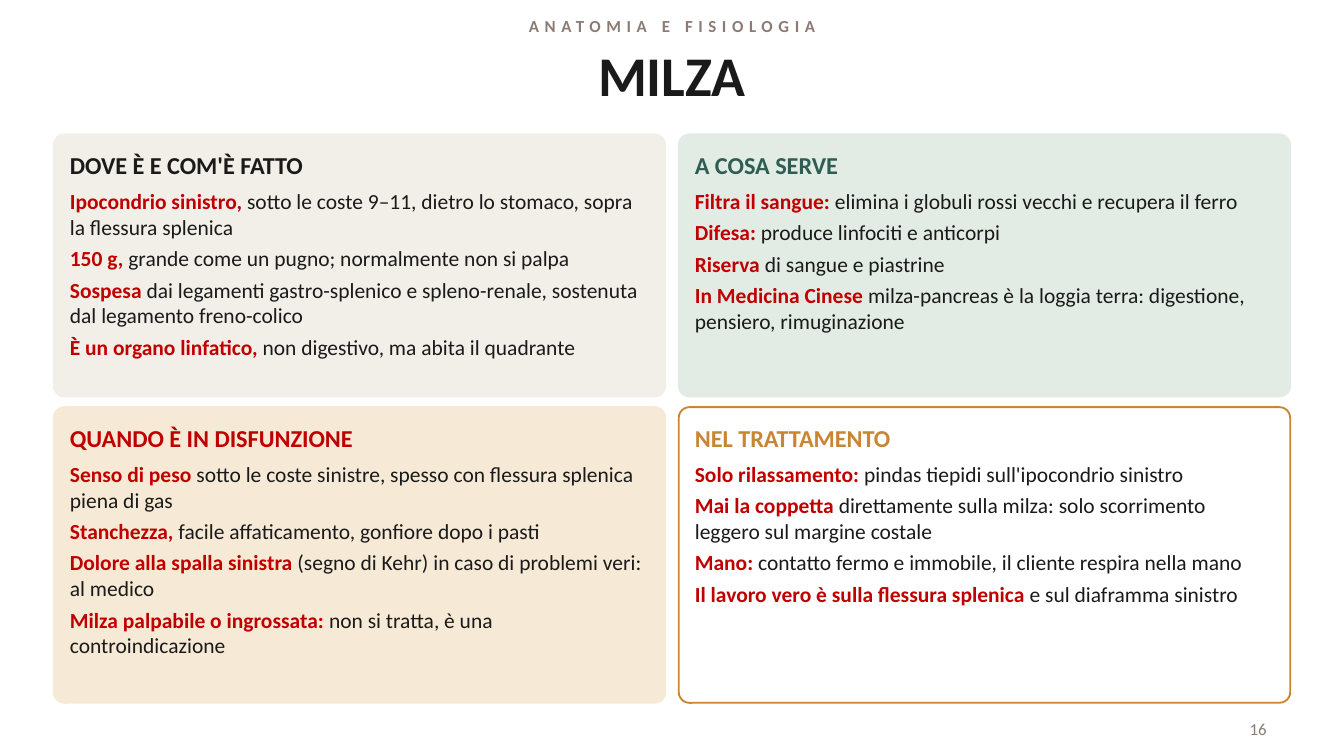
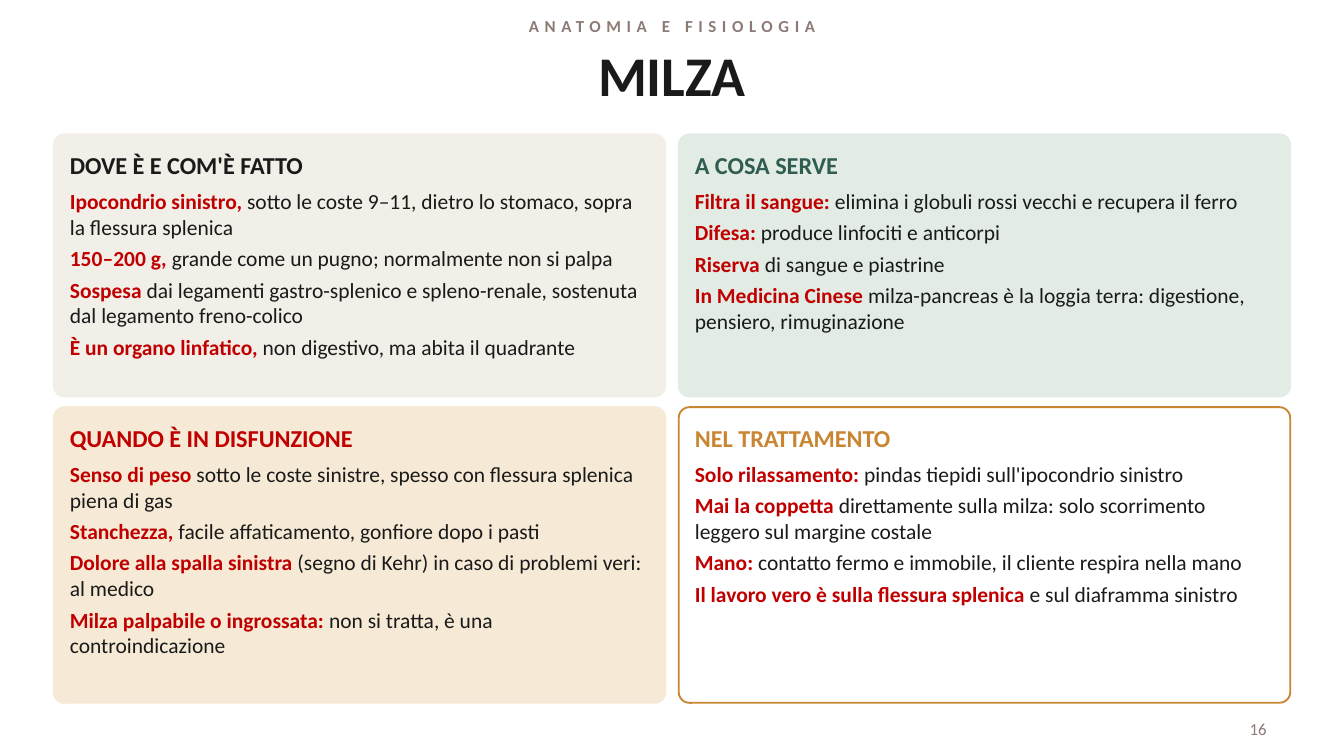
Before and after one commit to davidemcb/kinesiologia-studio, a slide deck: slide 16 of formazione/dispense/viscerale-2-livello.pptx. Drawn at 1344x756 pixels with LibreOffice and Linux fonts; fonts in the diff are those of the drawing. Boxes give left, top, right and bottom in pixels: in the first picture for what was removed or moved away, otherwise in the second. Text is boxed around its words. In the diff, an @@ line names an element or a change of style, - is before the commit and + after.

```diff
--- a/formazione/dispense/viscerale-2-livello.pptx
+++ b/formazione/dispense/viscerale-2-livello.pptx
@@ text at [70, 251, 613, 270]: text changed @@
-• 150 g, grande come un pugno; normalmente non si palpa
+• 150–200 g, grande come un pugno; normalmente non si palpa
```
Also in this commit, not shown: 10 other slides changed, 1 other file.
